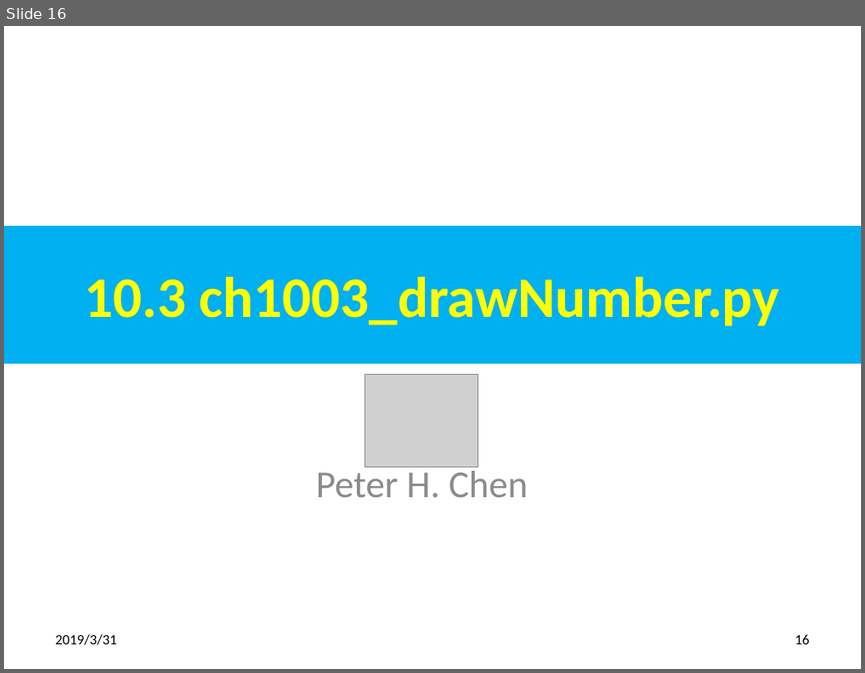
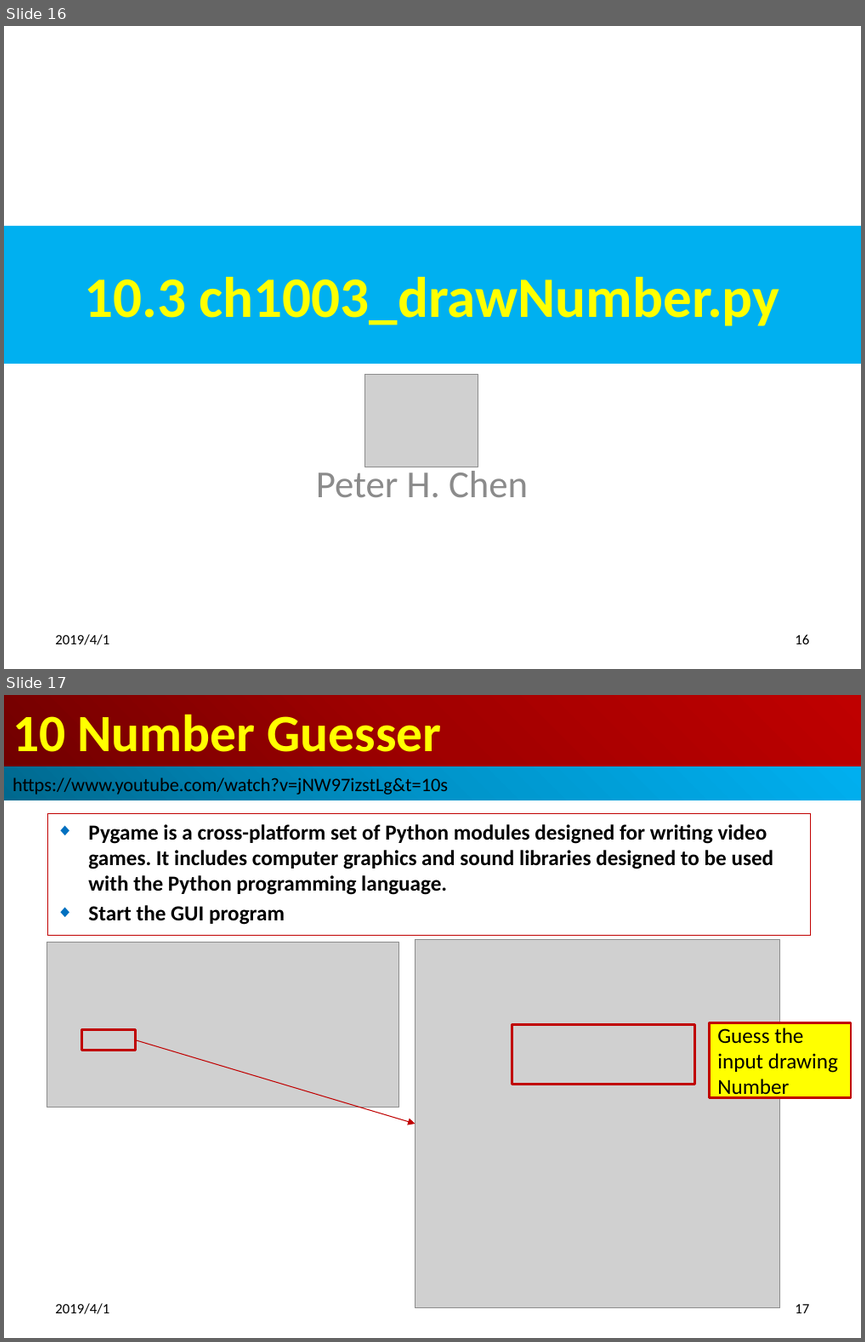
Before and after one commit to peterhchen/100-TensorFlow-DeepLearning-Basic, a slide deck: ch10_DataModel/ch10_Proj_Number-Guesser/ch10_Number_Guesser.pptx. Shown one above the other, each under a label of ours: slide 16 before the commit, slides 16 and 17 after it. The pictures are 865x673 and 865x1342 pixels, drawn with LibreOffice and Linux fonts; fonts in the diff are those of the drawing; grey boxes stand for pictures. Boxes give left, top, right and bottom in pixels: in the first picture for what was removed or moved away, otherwise in the second. Text is boxed around its words. In the diff, an @@ line names an element or a change of style, - is before the commit and + after.

Commit message:
Draw number prediction

```diff
--- a/ch10_DataModel/ch10_Proj_Number-Guesser/ch10_Number_Guesser.pptx
+++ b/ch10_DataModel/ch10_Proj_Number-Guesser/ch10_Number_Guesser.pptx
@@ slide 17 added at [4,695,861,1338], background #FFFFFF @@
@@ title added at [4,695,861,767], fill gradient #720000 to #A20000 to #C00000, 44 pt, text #FFFF00, bold @@
+10 Number Guesser
@@ rectangle added at [4,767,861,800], fill gradient #00688E to #0094CA to #00B0F0, 16 pt, text #000000 @@
+https://www.youtube.com/watch?v=jNW97izstLg&t=10s
@@ subtitle added at [47,814,811,936], outline #C00000 0.75 pt, 18 pt, text #000000, bold @@
+◆ Pygame is a cross-platform set of Python modules designed for writing video games. It includes computer graphics and sound libraries designed to be used with the Python programming language.
+◆ Start the GUI program
@@ picture added at [46,942,399,1107] @@
@@ picture added at [415,939,780,1308] @@
@@ rectangle added at [512,1025,694,1084], outline #C00000 2 pt @@
@@ rectangle added at [710,1022,851,1097], fill #FFFF00, outline #C00000 2 pt, 18 pt, text #000000 @@
+Guess the input drawing Number
@@ rectangle added at [82,1030,136,1050], outline #C00000 2 pt @@
@@ arrow added from (136, 1040) to (415, 1123), #C00000 0.75 pt @@
@@ text added at [55,1303,109,1314], 12 pt, text #000000 @@
+2019/4/1
@@ page number added at [794,1304,809,1313], 12 pt, text #000000 @@
+17
@@ slide 16 changed as well @@
@@ text at [55,634,109,645]: text changed @@
-2019/3/31
+2019/4/1
```
Also in this commit, not shown: 24 other slides changed, 1 other slide added.
